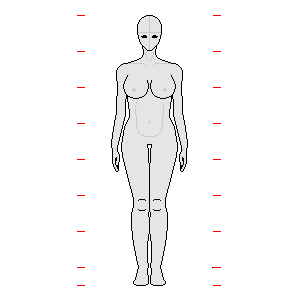
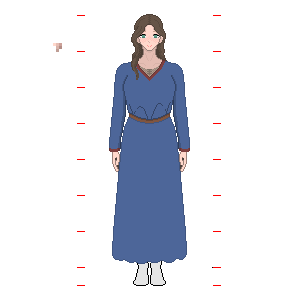
Before/after of a 300 x 300 layered artwork. What changed in the layer stack:
showed "it", painted on it over [53, 14, 190, 264]
